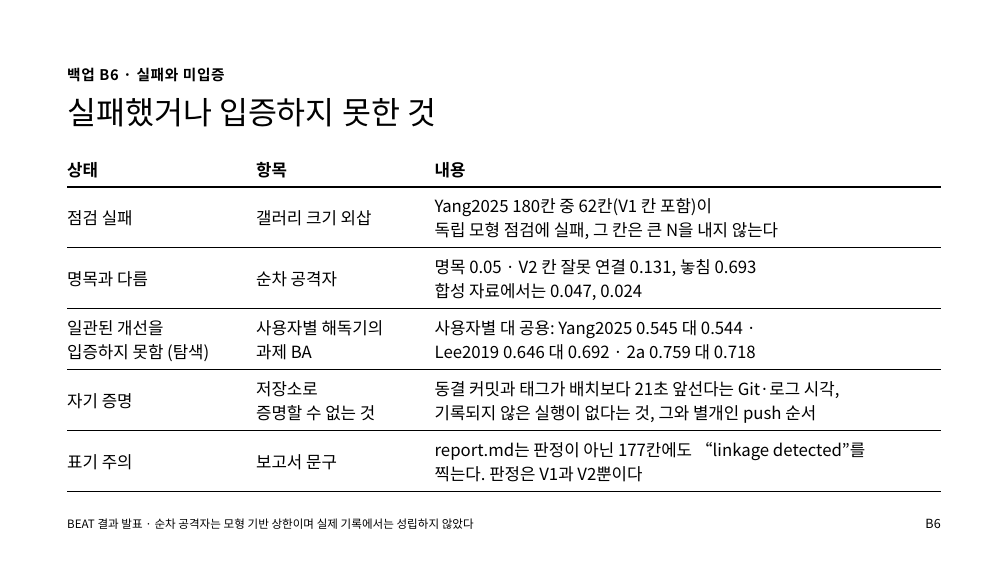
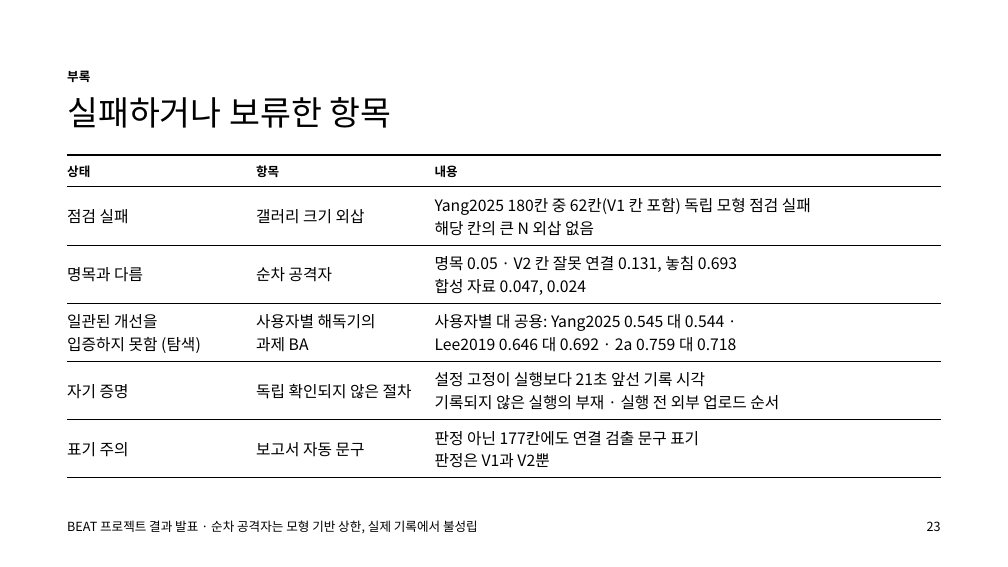
Before and after one commit to gigalove6783-pixel/beat-eeg-privacy, a slide deck: slide 23 of presentation/BEAT_demo_talk.pptx (slide 19 before the commit). Drawn at 1008x567 pixels with LibreOffice and Linux fonts; fonts in the diff are those of the drawing. Boxes give left, top, right and bottom in pixels: in the first picture for what was removed or moved away, otherwise in the second. Text is boxed around its words. In the diff, an @@ line names an element or a change of style, - is before the commit and + after.

```diff
--- a/presentation/BEAT_demo_talk.pptx
+++ b/presentation/BEAT_demo_talk.pptx
@@ text removed at [67,67,225,82] @@
-백업 B6 · 실패와 미입증
@@ text added at [67,70,90,82], 12 pt, text #000000, bold @@
+부록
@@ text at [67,97,392,128]: text changed; size 30 to 32 pt @@
-실패했거나 입증하지 못한 것
+실패하거나 보류한 항목
@@ table at [67,155,941,472] @@
-row 2, column 3: Yang2025 180칸 중 62칸(V1 칸 포함)이 / 독립 모형 점검에 실패, 그 칸은 큰 N을 내지 않는다
+row 2, column 3: Yang2025 180칸 중 62칸(V1 칸 포함) 독립 모형 점검 실패 / 해당 칸의 큰 N 외삽 없음
-row 3, column 3: 명목 0.05 · V2 칸 잘못 연결 0.131, 놓침 0.693 / 합성 자료에서는 0.047, 0.024
+row 3, column 3: 명목 0.05 · V2 칸 잘못 연결 0.131, 놓침 0.693 / 합성 자료 0.047, 0.024
-row 5, column 2: 저장소로 / 증명할 수 없는 것
+row 5, column 2: 독립 확인되지 않은 절차
-row 5, column 3: 동결 커밋과 태그가 배치보다 21초 앞선다는 Git·로그 시각, / 기록되지 않은 실행이 없다는 것, 그와 별개인 push 순서
+row 5, column 3: 설정 고정이 실행보다 21초 앞선 기록 시각 / 기록되지 않은 실행의 부재 · 실행 전 외부 업로드 순서
-row 6, column 2: 보고서 문구
+row 6, column 2: 보고서 자동 문구
-row 6, column 3: report.md는 판정이 아닌 177칸에도 “linkage detected”를 / 찍는다. 판정은 V1과 V2뿐이다
+row 6, column 3: 판정 아닌 177칸에도 연결 검출 문구 표기 / 판정은 V1과 V2뿐
@@ size 16 to 12 pt in "상태", "항목", "내용" @@
@@ size 16 to 15 pt in "점검 실패", "갤러리 크기 외삽", "명목과 다름", "순차 공격자" and 8 more places @@
@@ borders changed @@
@@ text at [67,520,478,533]: text changed; size 11 to 12 pt @@
-BEAT 결과 발표 · 순차 공격자는 모형 기반 상한이며 실제 기록에서는 성립하지 않았다
+BEAT 프로젝트 결과 발표 · 순차 공격자는 모형 기반 상한, 실제 기록에서 불성립
@@ text removed at [925,518,940,528] @@
-B6
@@ text added at [927,521,941,531], 12 pt, text #000000 @@
+23
```
Also in this commit, not shown: 6 other slides changed, 18 slides added, 12 slides removed, 24 other files.
